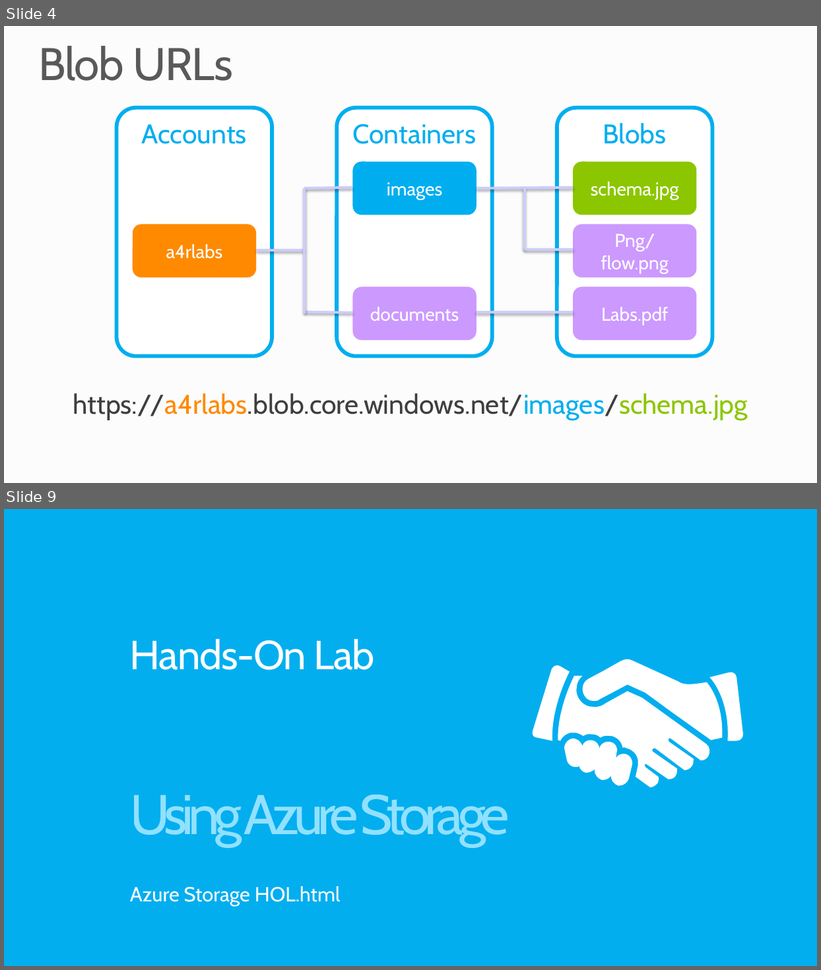
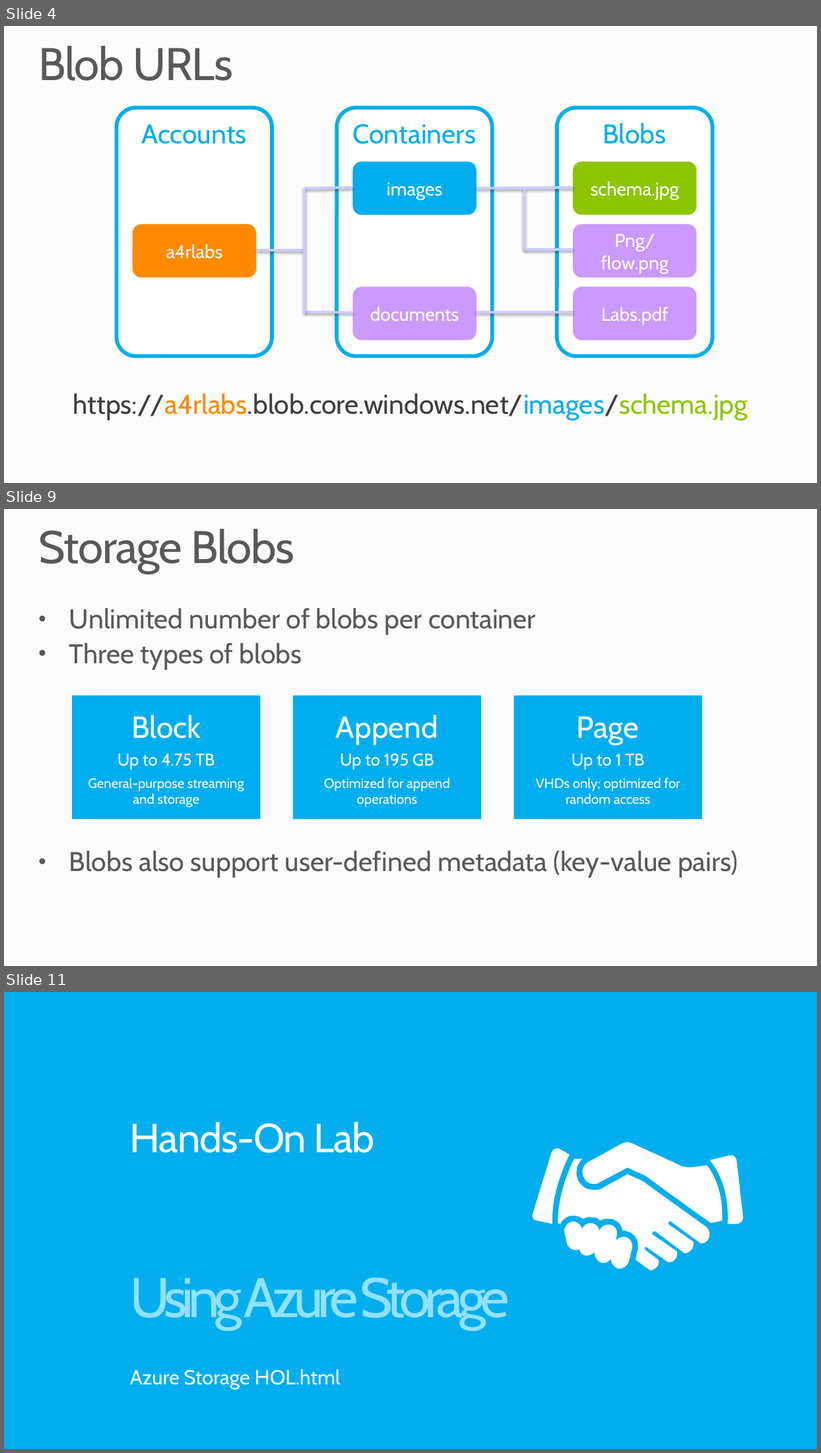
Before and after one commit to MSRConnections/Azure-training-course, a slide deck: Content/Storage/Azure Storage.pptx. Shown one above the other, each under a label of ours: slides 4 and 9 before the commit, slides 4, 9 and 11 after it; the slides between them are not shown. The pictures are 821x970 and 821x1453 pixels, drawn with LibreOffice and Linux fonts; fonts in the diff are those of the drawing; background and template pictures are left out. Boxes give left, top, right and bottom in pixels: in the first picture for what was removed or moved away, otherwise in the second. Text is boxed around its words. In the diff, an @@ line names an element or a change of style, - is before the commit and + after.

Commit message:
Updated Storage module

```diff
--- a/Content/Storage/Azure Storage.pptx
+++ b/Content/Storage/Azure Storage.pptx
@@ slide 9 added at (4, 509, 817, 966), background #FCFCFC @@
@@ title added at (38, 529, 295, 574), 54 pt, text #595959 @@
+Storage Blobs
@@ text added at (69, 608, 738, 878), 32 pt, text #595959 @@
+• Unlimited number of blobs per container
+• Three types of blobs
+• Blobs also support user-defined metadata (key-value pairs)
@@ rectangle added at (73, 696, 261, 819), fill #00AEEF, 16 pt, text #FFFFFF @@
+Block
+Up to 4.75 TB
+General-purpose streaming and storage
@@ rectangle added at (293, 696, 482, 819), fill #00AEEF, 16 pt, text #FFFFFF @@
+Append
+Up to 195 GB
+Optimized for append operations
@@ rectangle added at (514, 696, 702, 819), fill #00AEEF, 16 pt, text #FFFFFF @@
+Page
+Up to 1 TB
+VHDs only; optimized for random access
@@ what was slide 9 is now slide 11 @@
```
Also in this commit, not shown: 5 slides changed, 1 other slide added, 2 other files.
